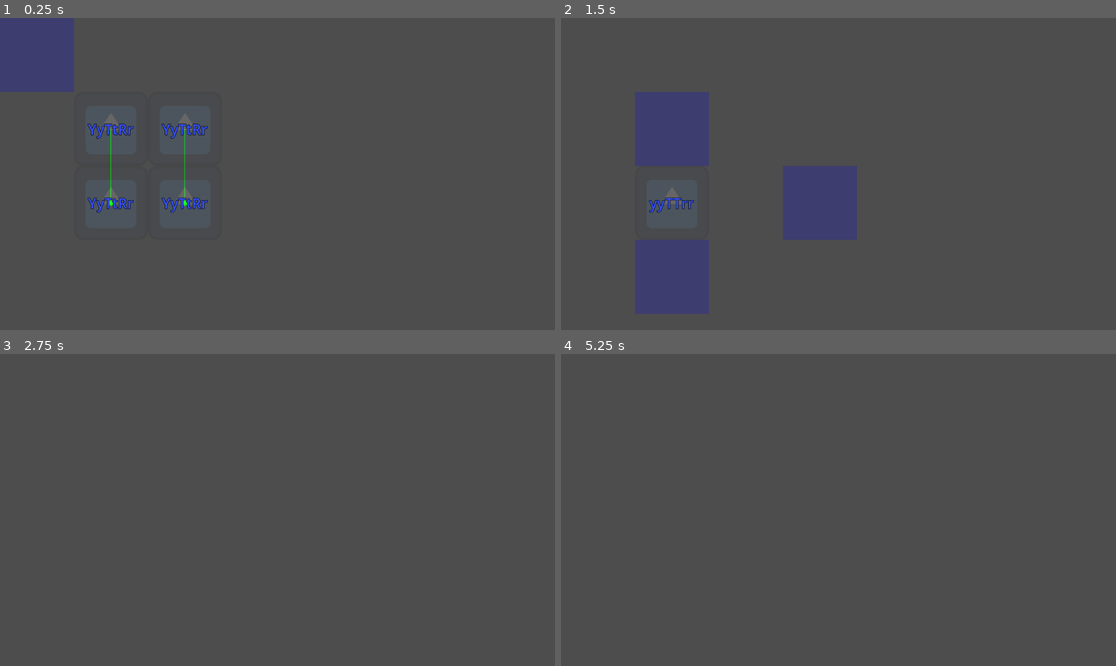
Above: before the commit, frames 1-4 (two rows, left to right).
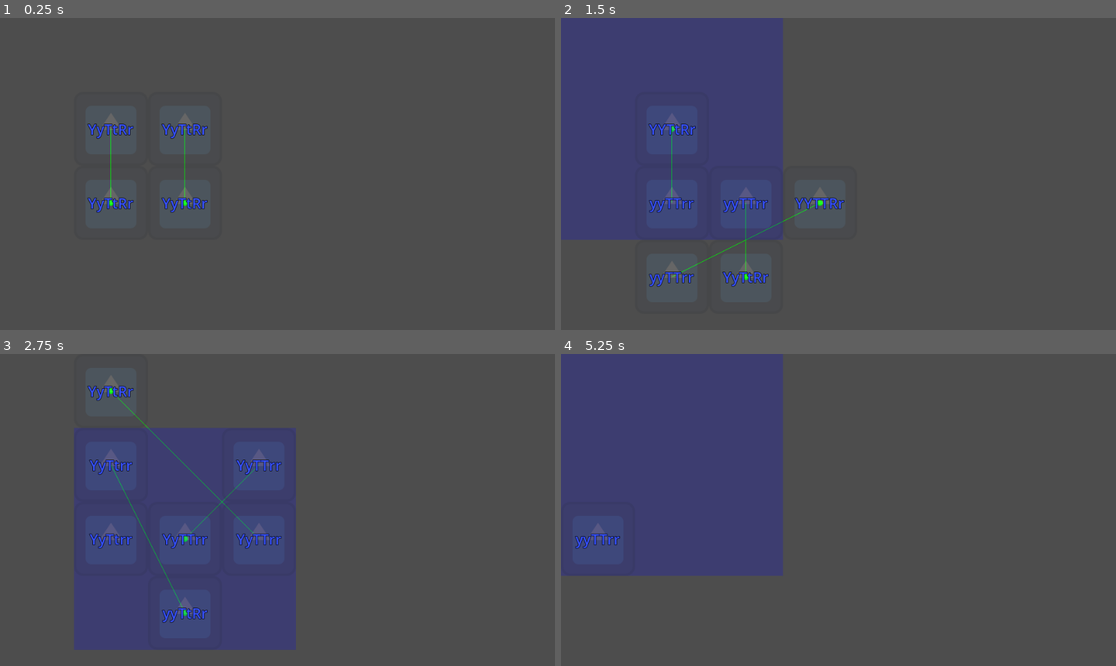
Above: after the commit, the same moments.

Repository: vincentwilliamrodriguez/Inheritopia
Game: Godot game, scene res://scenes/game.tscn
Two runs of this game, one before a commit and one after it. Both use one fixed random seed, a clock stepped at 60 frames per second and the inputs below. The engine's default icon, where the game draws it, is replaced by a stand-in: a white triangle on a blue panel in a dark square.
Inputs:
- Up to frame 1 (0.25 s): no input
- Up to frame 2 (1.5 s): tap Enter at 0.5 s; tap N (next) at 0.6, 1.35 s; tap Space at 1.25 s
- Up to frame 3 (2.75 s): tap Enter at 2 s; tap N (next) at 2.1 s
- Up to frame 4 (5.25 s): tap Space at 2.75, 4.25 s; tap N (next) every 0.75 s from 2.85 to 5.1 s; tap Enter at 3.5 s

The runs differ from the first frame. In frame 1, 3.1% of the frame differs, in the area x 0-14%, y 0-24%; in frame 2, 30%, in the area x 0-54%, y 0-95%; in frame 3, 29%; in frame 4, 28%.

Commit message:
Add mechanism for updating storms

Diff:
--- a/scripts/Game.gd
+++ b/scripts/Game.gd
@@ -4,7 +4,7 @@
 
 var sunflowers: Array[Sunflower]
 var breeding_orders = []
-var preview_map = 0b01
+var preview_map = 0b0
 var generation_num = 1
 
 func _ready():
@@ -113,21 +113,28 @@
 	return find_free_tile(neighbors[0], map)
 
 func event_phase():
+	preview_map = 0
+
 	for event_name in g.events:
 		var event = g.events[event_name]
 
 		if event.active_num > 0:
 			# Applying events
+			var is_position_based = (event_name in ["Storm", "Waterlogging", "Pest Invasion"])
 			var perished_sunflowers = []
-			preview_map = 0
 
 			for sunflower in sunflowers:
+				var is_plant_affected = ((event.affected_map >> sunflower.pos) & 1) == 1
+
+				if is_position_based and is_plant_affected:
+					print("Awaw %s" % sunflower.pos)
+					continue
+
 				var is_dominant = sunflower.genes[event.affected_trait] > 0
 				var survival_chance = event.survival_chances[int(is_dominant)]
 
 				if g.rng.randf() > survival_chance:
 					perished_sunflowers.append(sunflower)
-					preview_map |= 1 << sunflower.pos
 
 			#await get_tree().create_timer(0.5).timeout
 
@@ -136,16 +143,29 @@
 				sunflower.queue_free()
 
 			# Updating existing events
+
+			match event_name:
+				"Storm":
+					event.move_storm()
+					event.update_map()
+
+				"Waterlogging":
+					pass
+				"Pest Invasion":
+					pass
+
 			event.active_num += 1
 
 			# Removing events
 			var remove_event = false
 			match event_name:
-				"Storm", "Drought":
+				"Storm":
+					remove_event = not g.is_inbound(event.eye_pos.x, event.eye_pos.y)
+				"Drought":
 					remove_event = (event.active_num > 6)
 				"Fertility":
 					remove_event = (event.active_num > 1)
-				"Pest Invasion":
+				"Waterlogging", "Pest Invasion":
 					remove_event = (event.affected_map == 0)
 				"Night":
 					remove_event = (((generation_num - 1) / 5) % 2) == 0
@@ -159,7 +179,7 @@
 
 			match event_name:
 				"Waterlogging":
-					add_event = g.is_event_active("Storm")
+					add_event = event.affected_map != 0
 				"Night":
 					add_event = (((generation_num - 1) / 5) % 2) == 1
 				_:
@@ -171,6 +191,11 @@
 			if add_event:
 				event.active_num = 1
 
+				match event_name:
+					"Storm":
+						event.spawn_storm()
+						event.update_map()
+
 
 	for i in len(sunflowers) / 2:
 		breeding_orders.append([i, i + (len(sunflowers) / 2)])
@@ -180,6 +205,7 @@
 		if g.is_event_active(event_name):
 			current_events.append(event_name)
 	print("Awaw %s %s" % [generation_num, current_events])
+	preview_map = g.events["Storm"].affected_map
 
 func find_index(inp: Sunflower):
 	for i in len(sunflowers):
--- a/scripts/g.gd
+++ b/scripts/g.gd
@@ -28,13 +28,42 @@
 
 class Storm:
 	extends Event
-	var eye_pos: int
-	var dir: int
+	var eye_pos: Vector2
+	var dir: Vector2
+
+	func spawn_storm():
+		dir = Vector2(g.rng.randi_range(-1, 1), g.rng.randi_range(-1, 1))
+		if dir == Vector2(0, 0):
+			dir = Vector2(1, 0)
+
+		match dir:
+			Vector2(-1, -1):	eye_pos = Vector2(3, 3)
+			Vector2(-1, 0):		eye_pos = Vector2(3, 1)
+			Vector2(-1, 1):		eye_pos = Vector2(3, 0)
+			Vector2(0, -1):		eye_pos = Vector2(2, 3)
+			Vector2(0, 1):		eye_pos = Vector2(1, 0)
+			Vector2(1, -1):		eye_pos = Vector2(0, 3)
+			Vector2(1, 0):		eye_pos = Vector2(0, 1)
+			Vector2(1, 1):		eye_pos = Vector2(0, 0)
+
+	func move_storm():
+		eye_pos += dir
+
+	func update_map():
+		affected_map = 0
+
+		if g.is_inbound(eye_pos.x, eye_pos.y):
+			var eye_pos_1d = g.to_1d_vector(eye_pos)
+			affected_map |= (1 << eye_pos_1d)
+
+			for neighbpr in g.neighbors_lookup[eye_pos_1d]:
+				affected_map |= (1 << neighbpr)
+
 
 var events = {
-	"Storm": 			Storm.new(1, [0.90, 0.70], 0.20),
+	"Storm": 			Storm.new(1, [0.90, 0.70], 1.00),
 	"Waterlogging": 	Event.new(2, [0.70, 0.50], 0.00),
-	"Drought": 			Event.new(2, [0.50, 0.90], 0.25),
+	"Drought": 			Event.new(2, [0.50, 0.90], 0.00),
 	"Pest Invasion": 	Event.new(0, [0.40, 0.40], 0.15),
 	"Night": 			Event.new(1, [0.60, 0.90], 0.00),
 	"Fertility": 		Event.new(0, [1.00, 1.00], 0.05)
@@ -59,23 +88,28 @@
 				var new_y = cur_y + dir_y
 
 				if not (dir_x == 0 and dir_y == 0) and \
-					   (new_x >= 0 and new_x < 4) and \
-					   (new_y >= 0 and new_y < 4):
+					   is_inbound(new_x, new_y):
 					neighbors_lookup[i].append(to_1d(new_x, new_y))
 
 
 func _process(delta):
 	pass
 
-
 func to_1d(x: int, y: int):
 	return x + 4 * y
+
+func to_1d_vector(vector: Vector2):
+	return int(vector.x + 4 * vector.y)
 
 func to_2d_x(n: int):
 	return n % 4
 
 func to_2d_y(n: int):
 	return n / 4
+
+func is_inbound(x: int, y: int):
+	return (x >= 0 and x < 4) and \
+		   (y >= 0 and y < 4)
 
 func monohybrid_cross(gene_1: int, gene_2: int):
 	var res = []
